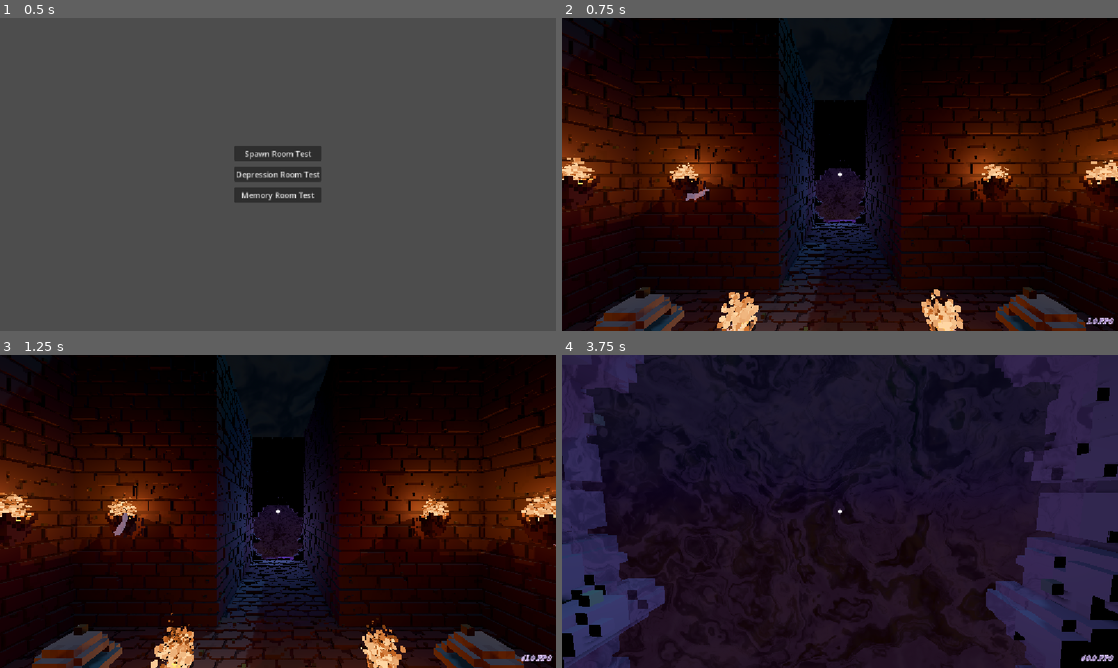
Above: before the commit, frames 1-4 (two rows, left to right).
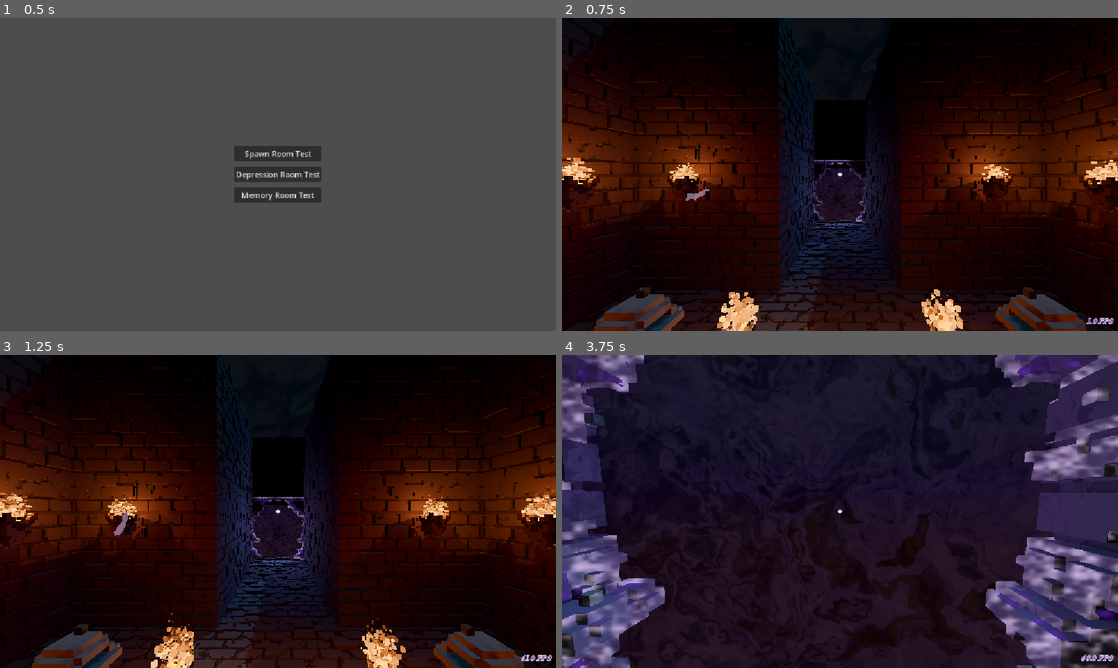
Above: after the commit, the same moments.

Repository: Josephblt/the-loop
Game: Godot game, scene res://tests/test_scene_menu.tscn
Same seed, same stepped clock (60 frames per second), same inputs: the game is played once before the commit and once after it.
Inputs (mouse positions are in pixels of both pictures, inside the frame that each line leads up to):
- Up to frame 1 (0.5 s): no input
- Up to frame 2 (0.75 s): click "Spawn Room Test" at 0.5 s
- Up to frame 3 (1.25 s): no input
- Up to frame 4 (3.75 s): move the mouse to (867, 511) at 1.27 s; hold W (Forward) from 1.28 s (still down); click (867, 511) at 1.35 s; tap Space (Jump) at 1.52, 2.27 s; move the mouse to (812, 511) at 2.02 s; tap Shift (Walk) at 2.1, 3.6 s; move the mouse to (851, 505) at 2.77 s; click (851, 505) at 2.85 s; move the mouse to (834, 517) at 3.52 s

Frame 1 is identical in both runs. In frame 2, 0.3% of the frame differs, in the area x 45-55%, y 45-66%; in frame 3, 0.4%; in frame 4, 13%, in the area x 0-100%, y 0-100%.

Commit message:
Build portal rim from gate mesh

Diff:
--- a/src/assets/materials/effects/inline_flow_mask_material.tres
+++ b/src/assets/materials/effects/inline_flow_mask_material.tres
@@ -3,5 +3,5 @@
 [ext_resource type="Shader" uid="uid://b0ep5156rcxce" path="res://shaders/inline_flow_mask.gdshader" id="1_portal_rim_mask"]
 
 [resource]
-render_priority = 0
+render_priority = 1
 shader = ExtResource("1_portal_rim_mask")
--- a/src/game/switches/gate.tscn
+++ b/src/game/switches/gate.tscn
@@ -59,6 +59,7 @@
 transform = Transform3D(-4.371139e-08, 0, 1, 0, 1, 0, -1, 0, -4.371139e-08, 0, -3.25, -0.3)
 gi_mode = 2
 mesh = SubResource("ArrayMesh_nsrxx")
+script = ExtResource("4_3npbe")
 
 [node name="OccluderInstance3D" type="OccluderInstance3D" parent="StaticBody3D/MeshInstance3D" unique_id=1121876501]
 transform = Transform3D(-4.371139e-08, 0, -1, 0, 1, 0, 1, 0, -4.371139e-08, -0.3, 0, 0)
@@ -78,7 +79,6 @@
 layers = 16
 material_override = ExtResource("2_barrier")
 mesh = SubResource("QuadMesh_3npbe")
-script = ExtResource("4_3npbe")
 
 [node name="CollisionShape3D" type="CollisionShape3D" parent="Barrier" unique_id=399760843]
 transform = Transform3D(1, 0, 0, 0, 1, 0, 0, 0, 1, 0, 2.75, -2.8)
--- a/src/scripts/game/effects/inline_flow.gd
+++ b/src/scripts/game/effects/inline_flow.gd
@@ -1,5 +1,5 @@
 class_name InlineFlowEffect
-extends GeometryInstance3D
+extends MeshInstance3D
 
 
 const INLINE_FLOW_MASK_MATERIAL: Material = preload("res://assets/materials/effects/inline_flow_mask_material.tres")
@@ -11,9 +11,10 @@
 
 
 func create_inline_flow_mask() -> void:
-	var inline_flow_mask: GeometryInstance3D = duplicate() as GeometryInstance3D
-	inline_flow_mask.set_script(null)
+	var inline_flow_mask: MeshInstance3D = MeshInstance3D.new()
 	inline_flow_mask.name = "InlineFlowMask"
+	inline_flow_mask.mesh = mesh
+	inline_flow_mask.transform = transform
 	inline_flow_mask.layers = INLINE_FLOW_LAYER_BIT_VALUE
 	inline_flow_mask.material_override = INLINE_FLOW_MASK_MATERIAL
 	inline_flow_mask.cast_shadow = GeometryInstance3D.SHADOW_CASTING_SETTING_OFF
